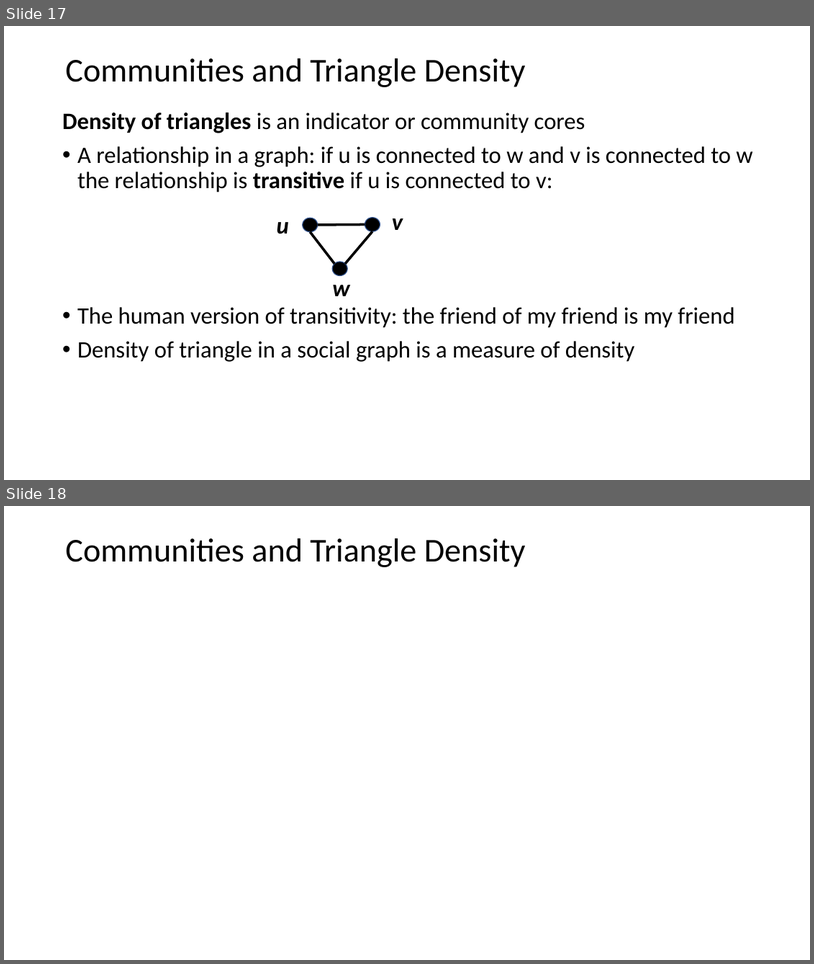
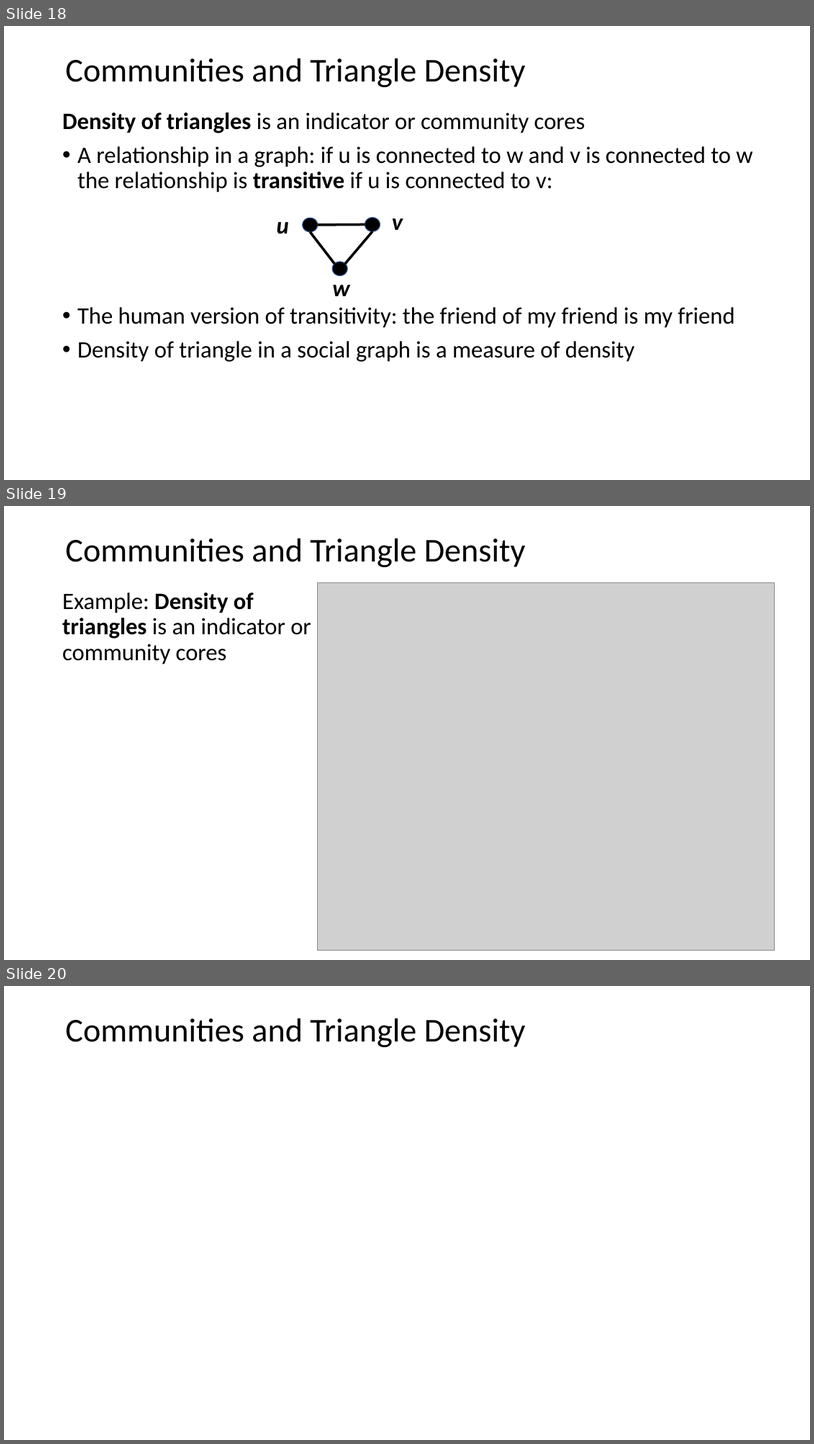
Before and after one commit to StephenElston/CSCI-E-108, a slide deck: slides/9_SocialNetworkAnalysis.pptx. Shown one above the other, each under a label of ours: slides 17 and 18 before the commit, slides 18, 19 and 20 after it. The pictures are 814x964 and 814x1444 pixels, drawn with LibreOffice and Linux fonts; fonts in the diff are those of the drawing; grey boxes stand for pictures. Boxes give left, top, right and bottom in pixels: in the first picture for what was removed or moved away, otherwise in the second. Text is boxed around its words. In the diff, an @@ line names an element or a change of style, - is before the commit and + after.

Commit message:
Updated slides and added examples

```diff
--- a/slides/9_SocialNetworkAnalysis.pptx
+++ b/slides/9_SocialNetworkAnalysis.pptx
@@ slide 19 added at [4, 506, 810, 960], background #FFFFFF @@
@@ title added at [65, 538, 526, 567], 39.6 pt, text #000000 @@
+Communities and Triangle Density
@@ picture added at [317, 583, 775, 950] @@
@@ text added at [62, 592, 311, 664], 28 pt, text #000000 @@
+Example: Density of triangles is an indicator or community cores
@@ what was slide 17 is now slide 18 @@
@@ what was slide 18 is now slide 20 @@
```
Also in this commit, not shown: 2 slides changed, 5 other slides added.
